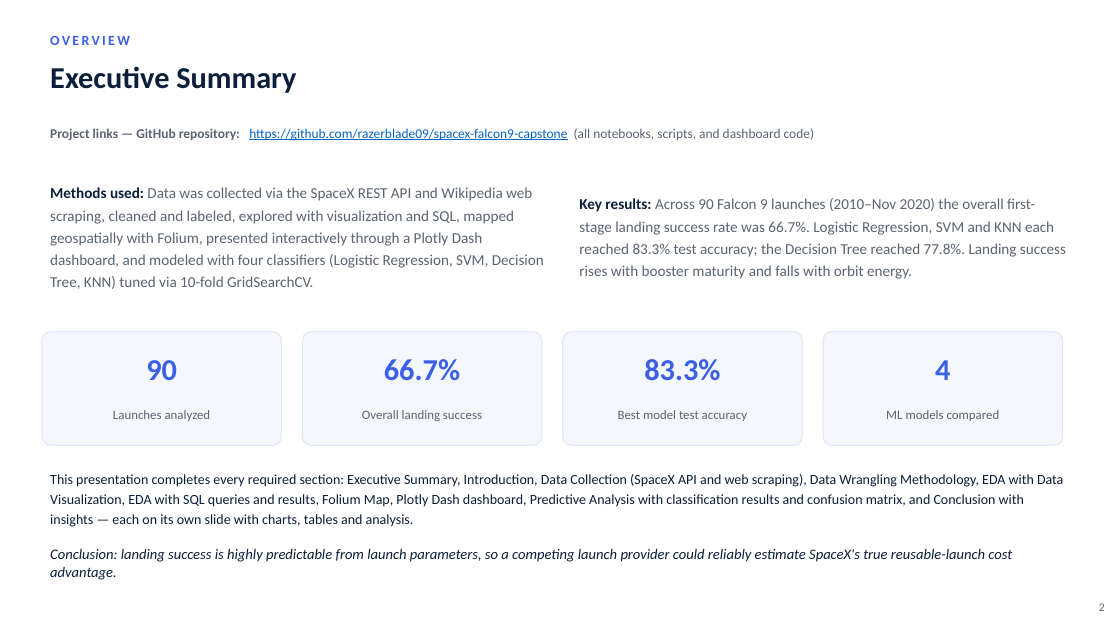
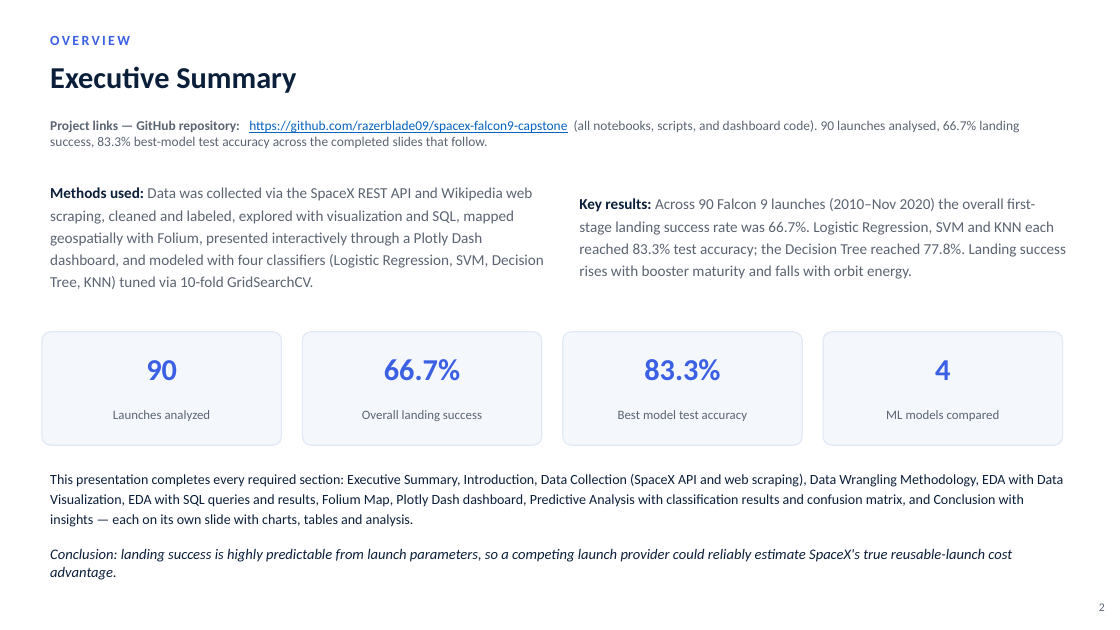
Before and after one commit to razerblade09/spacex-falcon9-capstone, a slide deck: slide 2 of Data_Science_Capstone_Presentation_12.pptx. Drawn at 1120x630 pixels with LibreOffice and Linux fonts; fonts in the diff are those of the drawing. Boxes give left, top, right and bottom in pixels: in the first picture for what was removed or moved away, otherwise in the second. Text is boxed around its words. In the diff, an @@ line names an element or a change of style, - is before the commit and + after.

```diff
--- a/Data_Science_Capstone_Presentation_12.pptx
+++ b/Data_Science_Capstone_Presentation_12.pptx
@@ text at [50,120,1019,148]: text changed @@
-Project links — GitHub repository: https://github.com/razerblade09/spacex-falcon9-capstone (all notebooks, scripts, and dashboard code)
+Project links — GitHub repository: https://github.com/razerblade09/spacex-falcon9-capstone (all notebooks, scripts, and dashboard code). 90 launches analysed, 66.7% landing success, 83.3% best-model test accuracy across the completed slides that follow.
```
Also in this commit, not shown: 10 other slides changed, 2 other files.
